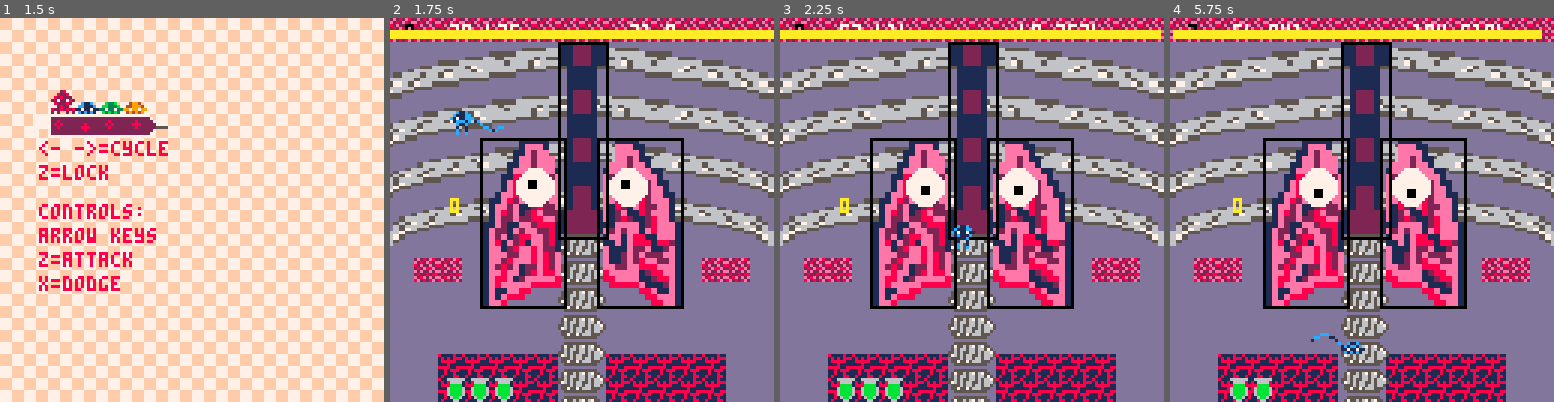
Above: before the commit, frames 1-4 (left to right).
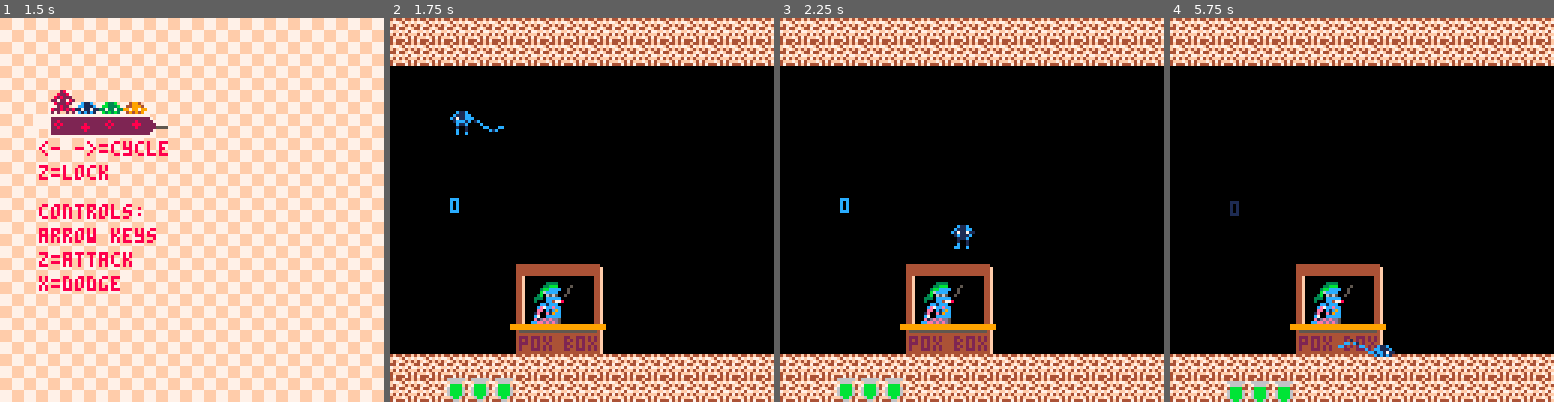
Above: after the commit, the same moments.

Repository: Von-dy/Game_Design_Final_Project
Game: PICO-8 cartridge current_build.p8
Two runs of this game, one before a commit and one after it. Both use one fixed random seed, a clock stepped at 60 frames per second and the inputs below.
Inputs:
- Up to frame 1 (1.5 s): tap X (X key) at 0.33, 1.07 s; tap O (Z key) at 0.7 s
- Up to frame 2 (1.75 s): hold Right from 1.6 s (still down); tap O (Z key) at 1.7 s
- Up to frame 3 (2.25 s): tap X (X key) at 1.85 s; release Right at 2.1 s; tap O (Z key) at 2.1 s; hold Up from 2.15 s (still down)
- Up to frame 4 (5.75 s): release Up at 2.42 s; hold Right 2.47-3.03 s; tap O (Z key) every 0.4 s from 2.5 to 5.7 s; tap X (X key) at 2.97, 4.08, 5.2 s; hold Left 3.08-3.58 s; hold Down 3.63-3.97 s; hold Right 4.02-4.68 s; hold Up 4.73-5.03 s; hold Left 5.08-5.68 s; hold Down from 5.73 s (still down)

Frame 1 is identical in both runs. In frame 2, 96% of the frame differs, in the area x 0-100%, y 0-100%; in frame 3, 96%; in frame 4, 97%.

Commit message:
Added Overworld Code
init_overworld checks if overworld exists, if it does it decides next boss, sets the zone and changes the state.

call init_overworld on boss death

Diff:
--- a/current_build.p8
+++ b/current_build.p8
@@ -24,13 +24,30 @@
    playerct=1,
    screenshake=0,
    camx=0,
-   camy=0
+   camy=0,
+   b_remaining={1,2,3}
  }
  --player list
  players = {}
  --hitscan list
  hitboxes = {}
  boss=generic_boss(0,0,0,100,60,0)
+end
+
+function init_overworld()
+ set_area(32,16)
+ local prev_boss=0
+ local next_boss=0
+ if overworld then prev_boss=boss.id else prev_boss=0 end
+ if #game.b_remaining>0 then
+  next_boss=game.b_remaining[flr(rnd(#game.b_remaining))-1]
+  del(game.b_remaining, next_boss)
+ else
+  next_boss=4
+ end
+ --set game state to overworld
+ game.state=1
+ return {prev_boss, next_boss}
 end
 
 --generic boss class
@@ -193,6 +210,9 @@
   end
  end
  boss.state=s
+
+ --added for overworld
+ if boss.hp<=0 then init_overworld() end
 end
 
 --determining what the heart boss does based on state
@@ -205,7 +225,7 @@
   --death animation of boss
   --change game state
   --go to stomach boss
-  make_boss(2)
+  init_overworld() --added for overworld
  end
 
  if t.x<=60 then side=0 else side=1 end
@@ -284,6 +304,8 @@
  end
  blow(boss.d)
  boss.state=s
+ --added for overworld
+ if boss.hp<=0 then init_overworld() end
 end
 
 function blow(d)
@@ -906,6 +928,7 @@
  game.frame_counter+=1
  if game.frame_counter>=60 then game.frame_counter=0 end
  if game.state==0 then update_menu() end
+ if game.state==1 then update_overworld() end
  if game.state==2 then update_game() end
  if game.state==3 then update_gameover() end
  if game.state==4 then update_mainmenu() end
@@ -935,7 +958,7 @@
   update_player_menu(p)
   if p.syringe.ready==true then ready_count+=1 end
  end
- if ready_count==#players then game.state=2 end
+ if ready_count==#players then overworld=init_overworld() end
 end
 
 function update_player_menu(p)
@@ -962,6 +985,13 @@
  if p.curr_choice>3 then p.curr_choice=3 end
 end
 
+function update_overworld()
+ for p in all(players) do
+  groundmovement(p)
+  update_player_sprite(p)
+ end
+end
+
 function update_game()
  count=0
  for p in all(players) do
@@ -978,7 +1008,7 @@
    else p.x=-20 end
   end
   --determine what boss you are fighting
-  if boss.id==0 then make_boss(3) end
+  --if boss.id==0 then make_boss(3) end
   --fighting heart boss
   boss_logic(boss.id)
   update_timers()
@@ -1031,7 +1061,7 @@
  map(0,0,0,0,16,16)
  cameffects()
  if game.state==0 then draw_menu() end
- if game.state==2 then draw_game() end
+ if game.state==2 or game.state==1 then draw_game() end
  if game.state==3 then draw_gameover() end
  if game.state==4 then draw_mainmenu() end
 end
@@ -1172,9 +1202,9 @@
 
 function draw_players()
  --debug stuff
- print(players[1].scores[boss.id].timer,5,2)
- print(players[1].x,20,2,7)
- print(players[1].y,80,2)
+ --print(players[1].scores[boss.id].timer,5,2)
+ --print(players[1].x,20,2,7)
+ --print(players[1].y,80,2)
  for p in all(players) do
   local p_cc=p.curr_choice
   local p_hb=p.hitbox
@@ -1283,12 +1313,13 @@
 end
 
 function draw_lungs()
+--rib cage
 for i=10, 64, 16 do
  local s_down=i/8
  sspr(56, 109, 33, 15, 64, i, 72-s_down, 22-s_down/2)
  sspr(56, 109, 33, 15, -8+s_down, i, 72-s_down, 22-s_down/2, true)
 end
-
+--mid cage
 for i=72, 128, 9 do
  sspr(80,100, 16, 8, 56, i)
 end
Not shown, changed: 24 lines of the sprite sheet (__gfx__) section of current_build.p8
